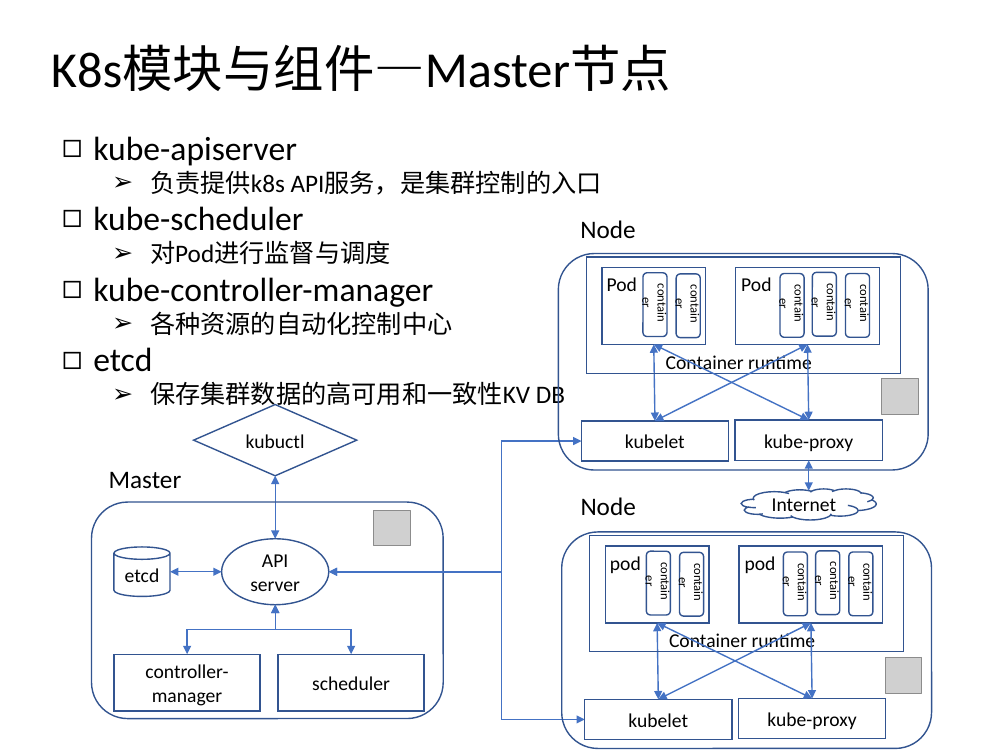
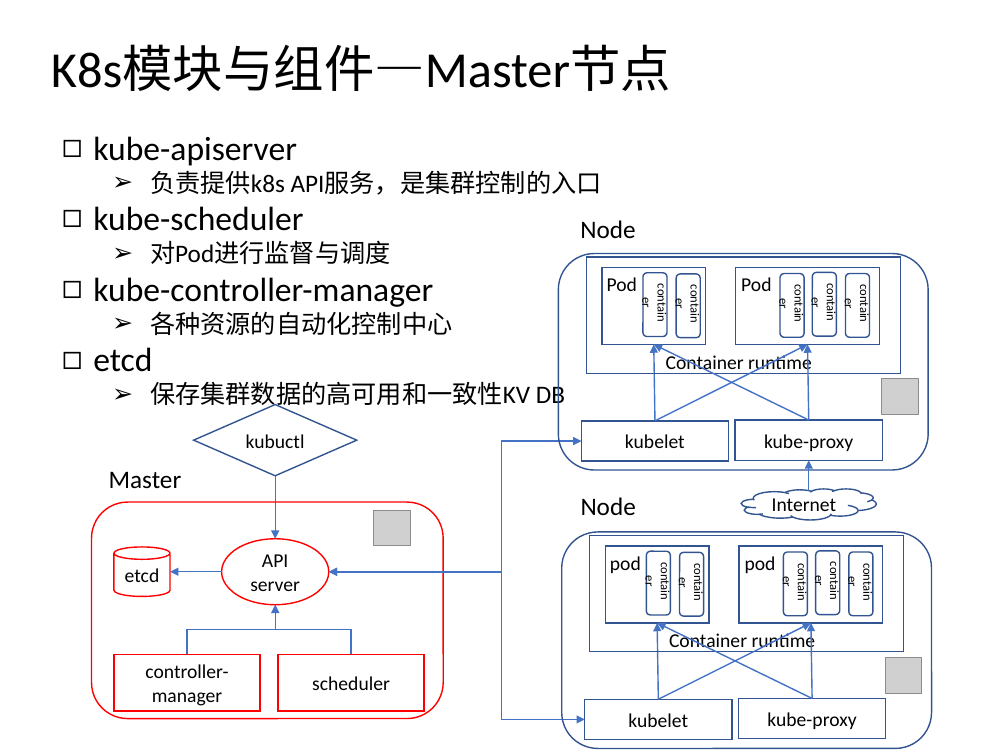
Before and after one commit to csluluyao/k8s_research, a slide deck: slide 5 of k8s_week1.pptx. Drawn at 1008x756 pixels with LibreOffice and Linux fonts; fonts in the diff are those of the drawing; grey boxes stand for pictures. Boxes give left, top, right and bottom in pixels: in the first picture for what was removed or moved away, otherwise in the second. Text is boxed around its words. In the diff, an @@ line names an element or a change of style, - is before the commit and + after.

```diff
--- a/k8s_week1.pptx
+++ b/k8s_week1.pptx
@@ double arrow (655, 421) - (654, 345): double arrow to arrow @@
@@ double arrow (654, 345) - (808, 420): double arrow to arrow @@
@@ double arrow (807, 345) - (655, 421): double arrow to arrow @@
@@ double arrow (807, 345) - (808, 420): double arrow to arrow @@
@@ double arrow (275, 476) - (275, 539): double arrow to arrow @@
@@ double arrow (808, 461) - (808, 491): double arrow to arrow @@
@@ outline #325491 1 pt to #FF0000 1 pt in 5 elements at <box>222,539,329,605</box>, <box>114,654,260,711</box>, <box>278,654,424,711</box>, <box>114,547,170,597</box>, <box>92,502,444,719</box> @@
@@ double arrow (170, 572) - (222, 572): double arrow to arrow @@
@@ elbow double arrow (187, 654) - (275, 605): elbow double arrow to elbow arrow @@
@@ elbow double arrow (351, 654) - (275, 605): elbow double arrow to elbow line @@
@@ double arrow (658, 700) - (657, 623): double arrow to arrow @@
@@ double arrow (657, 623) - (812, 699): double arrow to arrow @@
@@ double arrow (811, 623) - (658, 700): double arrow to arrow @@
@@ double arrow (811, 623) - (812, 699): double arrow to arrow @@
```
Also in this commit, not shown: 8 other slides changed, 6 slides added, 2 slides removed, 2 other files.
